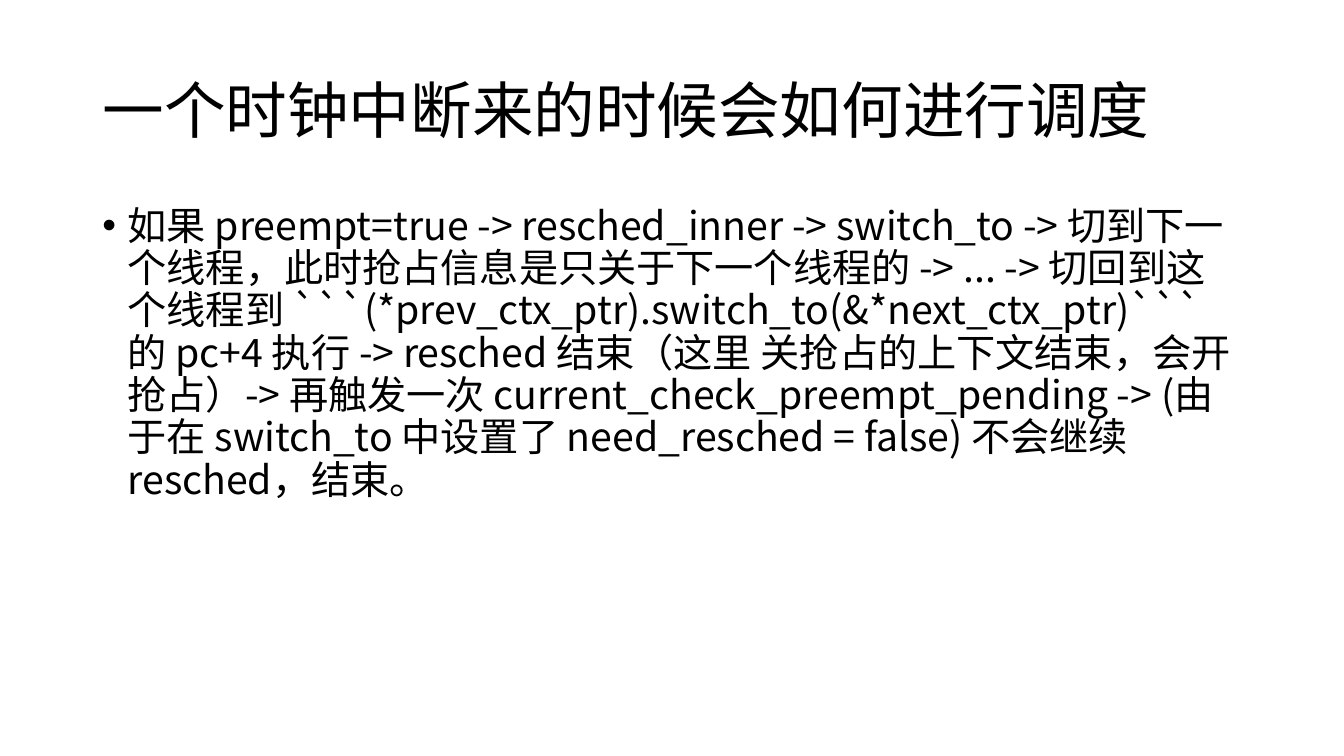
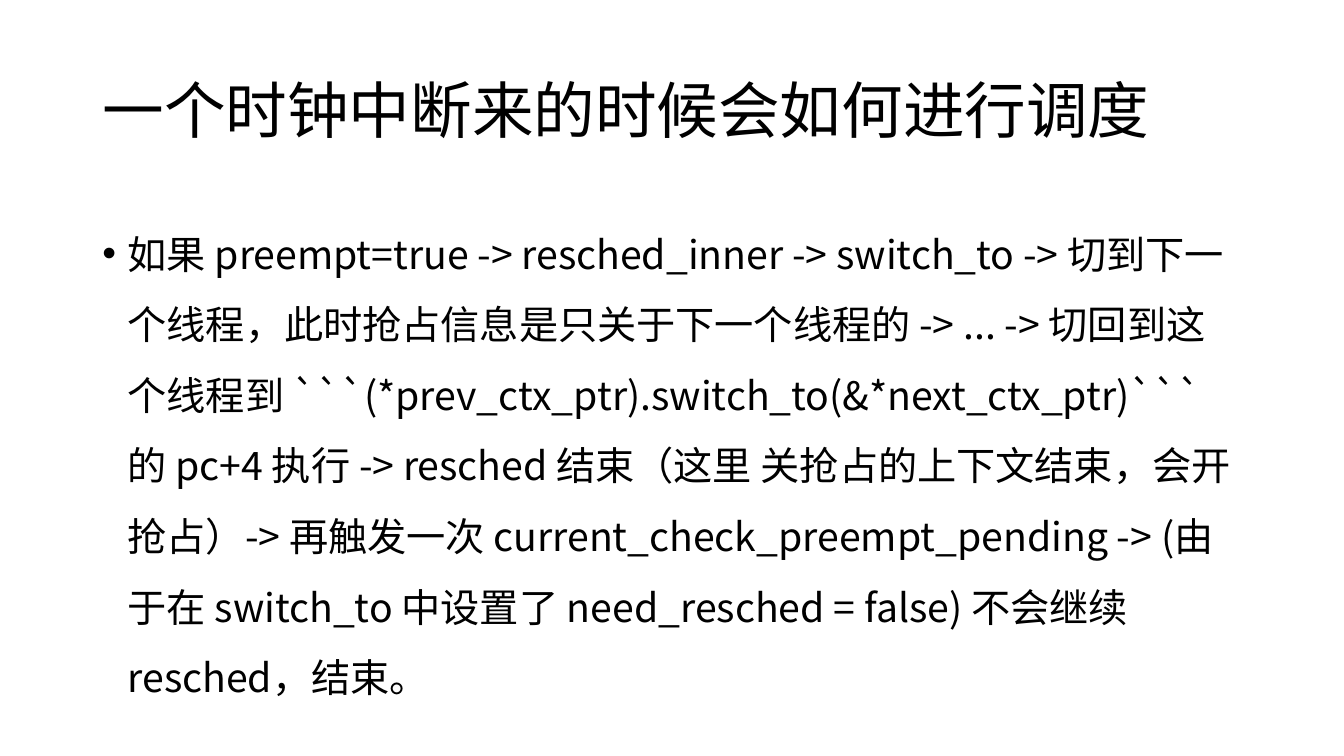
Before and after one commit to 131131yhx/arceos, a slide deck: slide 4 of report/进展 6.4.pptx. Drawn at 1344x756 pixels with LibreOffice and Linux fonts; fonts in the diff are those of the drawing. Boxes give left, top, right and bottom in pixels: in the first picture for what was removed or moved away, otherwise in the second. Text is boxed around its words. In the diff, an @@ line names an element or a change of style, - is before the commit and + after.

```diff
--- a/report/进展 6.4.pptx
+++ b/report/进展 6.4.pptx
@@ text "如果 preempt=true -> resched_inner -> ..." at (128, 236, 1231, 696): line spacing 0.9 to 1.5 @@
```
Also in this commit, not shown: 4 other slides changed, 1 slide added.
